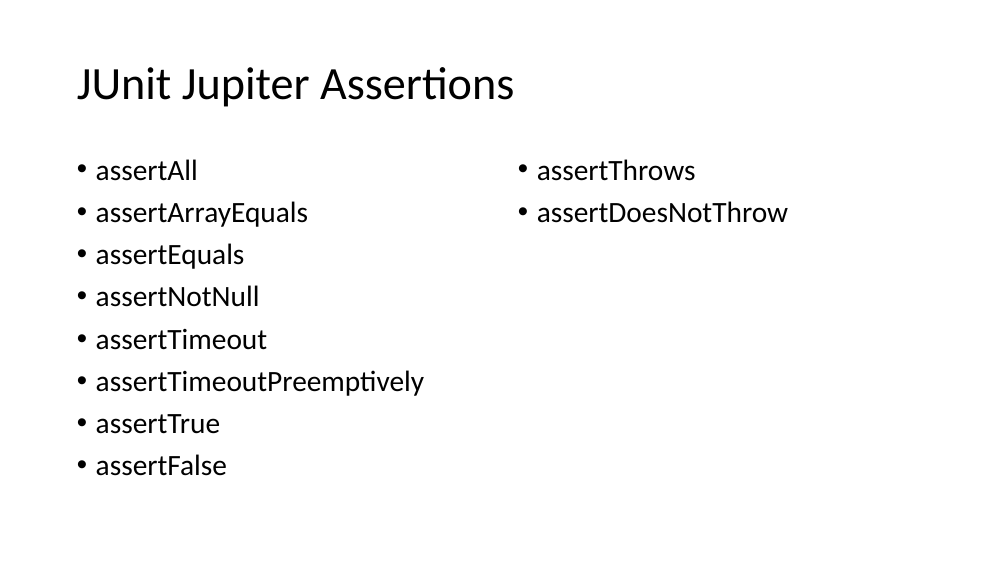
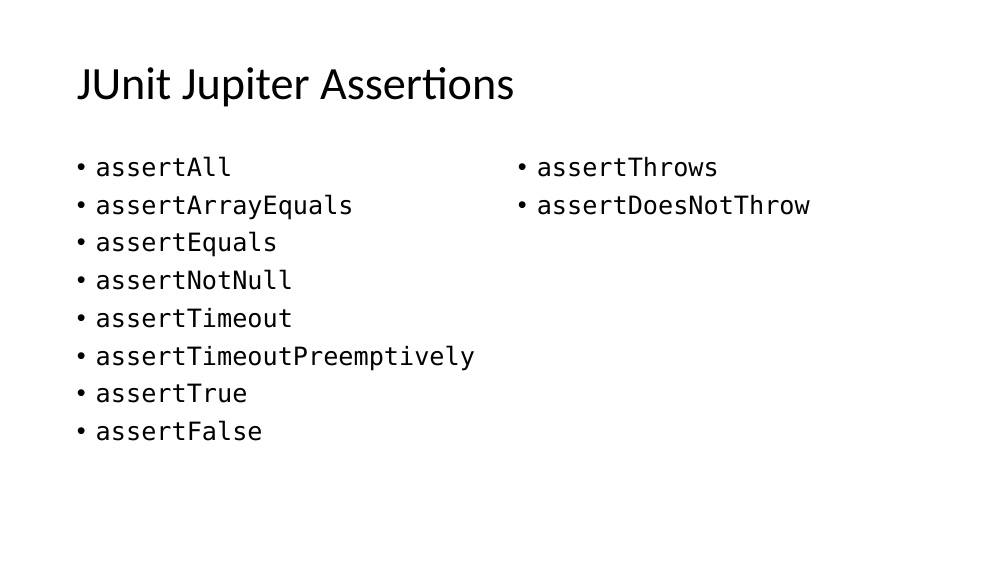
Before and after one commit to cebartling/test-driven, a slide deck: slide 20 of presentations/Introduction to JUnit 5.pptx. Drawn at 1008x567 pixels with LibreOffice and Linux fonts; fonts in the diff are those of the drawing. Boxes give left, top, right and bottom in pixels: in the first picture for what was removed or moved away, otherwise in the second. Text is boxed around its words. In the diff, an @@ line names an element or a change of style, - is before the commit and + after.

Commit message:
JUnit 5 presentation changes

```diff
--- a/presentations/Introduction to JUnit 5.pptx
+++ b/presentations/Introduction to JUnit 5.pptx
@@ text "assertAll" at box(96, 156, 475, 441): size 28 to 24 pt, font Calibri to DejaVu Sans Mono @@
@@ text "assertThrows" at box(537, 157, 810, 215): size 28 to 24 pt, font Calibri to DejaVu Sans Mono @@
```
Also in this commit, not shown: 14 other slides changed, 2 slides removed, 1 other file.
